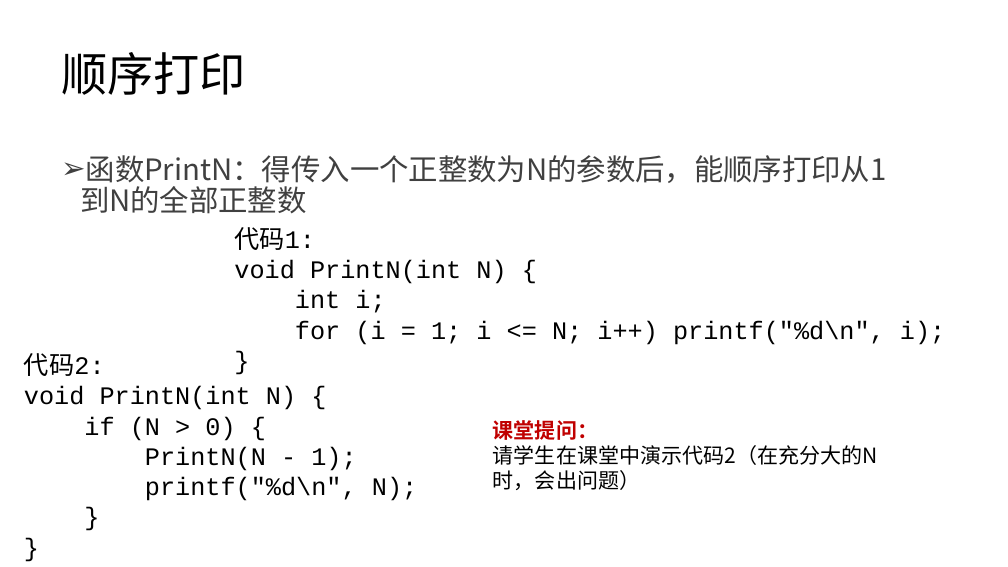
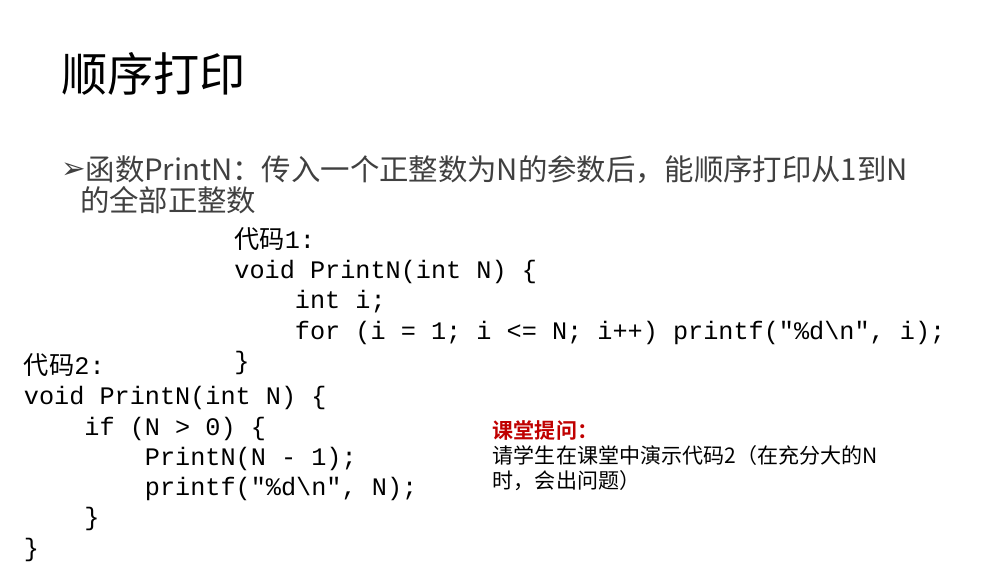
Before and after one commit to lezhang-thu/data-structure, a slide deck: slide 5 of 2022秋季-数据结构-第1章-概论.pptx. Drawn at 1008x567 pixels with LibreOffice and Linux fonts; fonts in the diff are those of the drawing. Boxes give left, top, right and bottom in pixels: in the first picture for what was removed or moved away, otherwise in the second. Text is boxed around its words. In the diff, an @@ line names an element or a change of style, - is before the commit and + after.

```diff
--- a/2022秋季-数据结构-第1章-概论.pptx
+++ b/2022秋季-数据结构-第1章-概论.pptx
@@ text at [86, 155, 908, 188]: text changed @@
-➢ 函数PrintN：得传入一个正整数为N的参数后，能顺序打印从1到N的全部正整数
+➢ 函数PrintN：传入一个正整数为N的参数后，能顺序打印从1到N的全部正整数
```
Also in this commit, not shown: 1 other slide changed, 1 other file.
